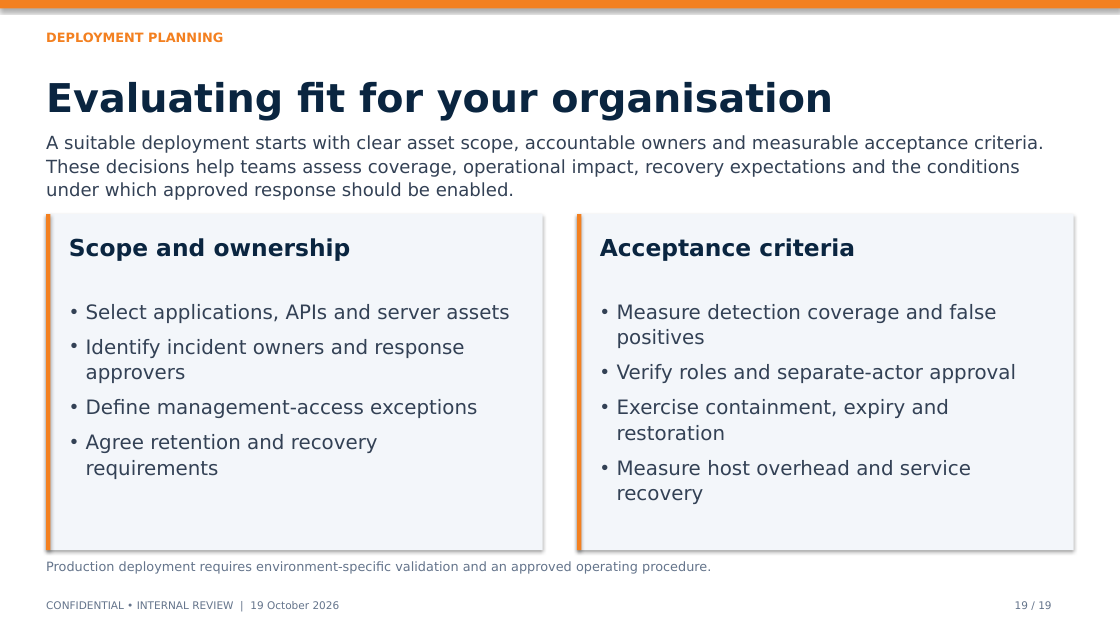
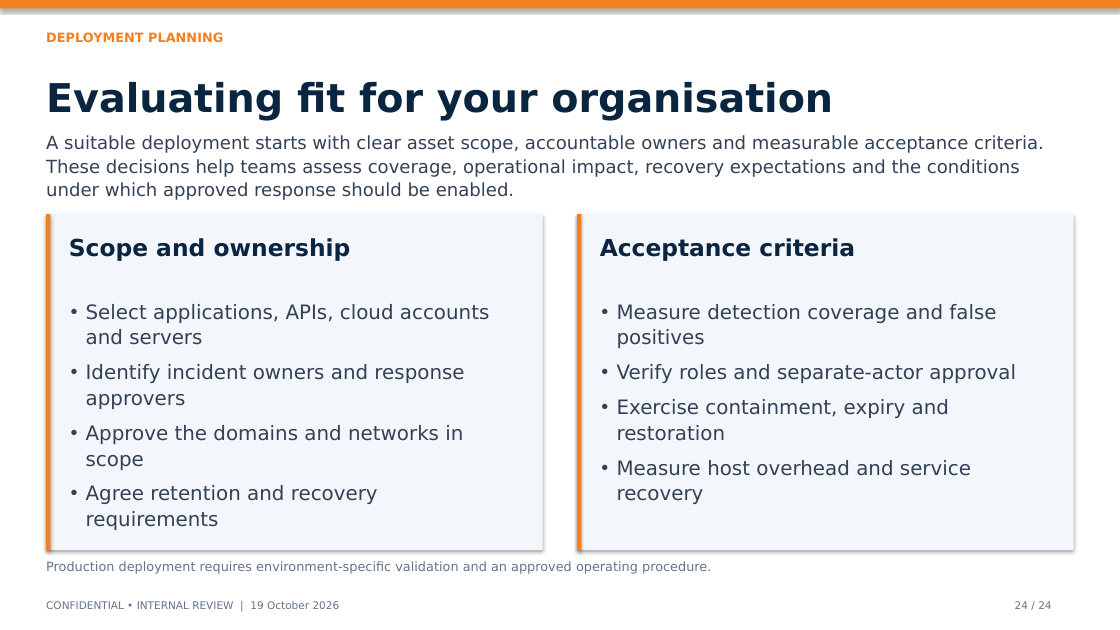
Before and after one commit to harshitrathi14/vulnsuite, a slide deck: slide 24 of VulnSuite_Executive_Deck_FINAL.pptx (slide 19 before the commit). Drawn at 1120x630 pixels with LibreOffice and Linux fonts; fonts in the diff are those of the drawing. Boxes give left, top, right and bottom in pixels: in the first picture for what was removed or moved away, otherwise in the second. Text is boxed around its words. In the diff, an @@ line names an element or a change of style, - is before the commit and + after.

```diff
--- a/VulnSuite_Executive_Deck_FINAL.pptx
+++ b/VulnSuite_Executive_Deck_FINAL.pptx
@@ text at [86, 304, 489, 345]: text changed @@
-• Select applications, APIs and server assets
+• Select applications, APIs, cloud accounts and servers
@@ text at [86, 425, 463, 470]: text changed @@
-• Define management-access exceptions
+• Approve the domains and networks in scope
@@ text at [1015, 601, 1051, 609]: text changed @@
-19 / 19
+24 / 24
```
Also in this commit, not shown: 18 other slides changed, 5 slides added, 6 other files.
